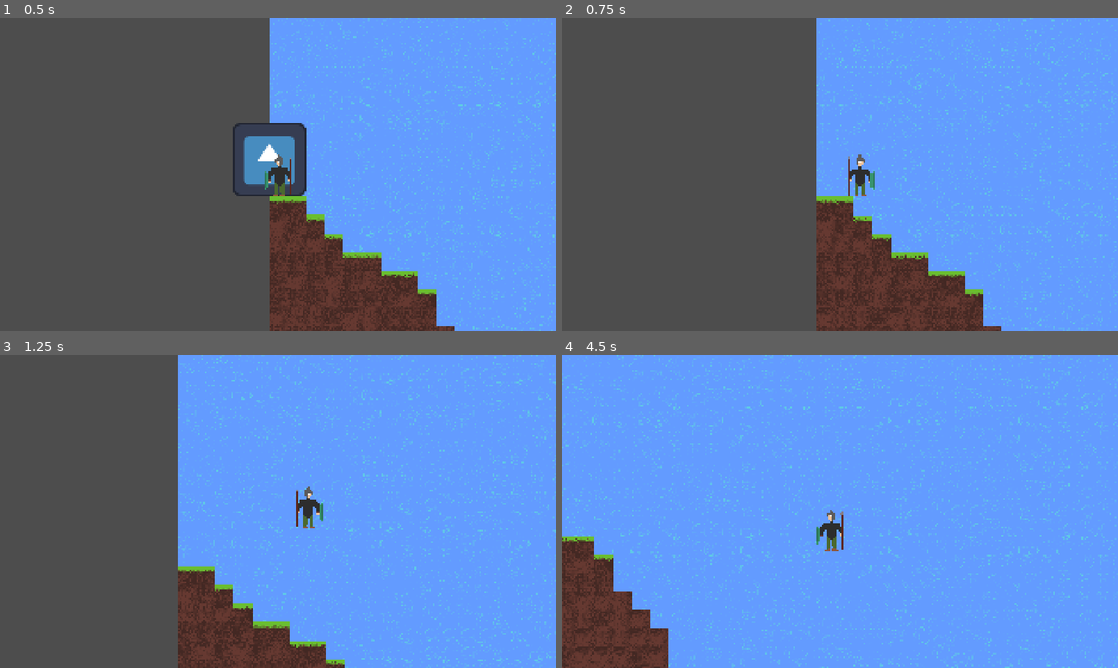
Above: before the commit, frames 1-4 (two rows, left to right).
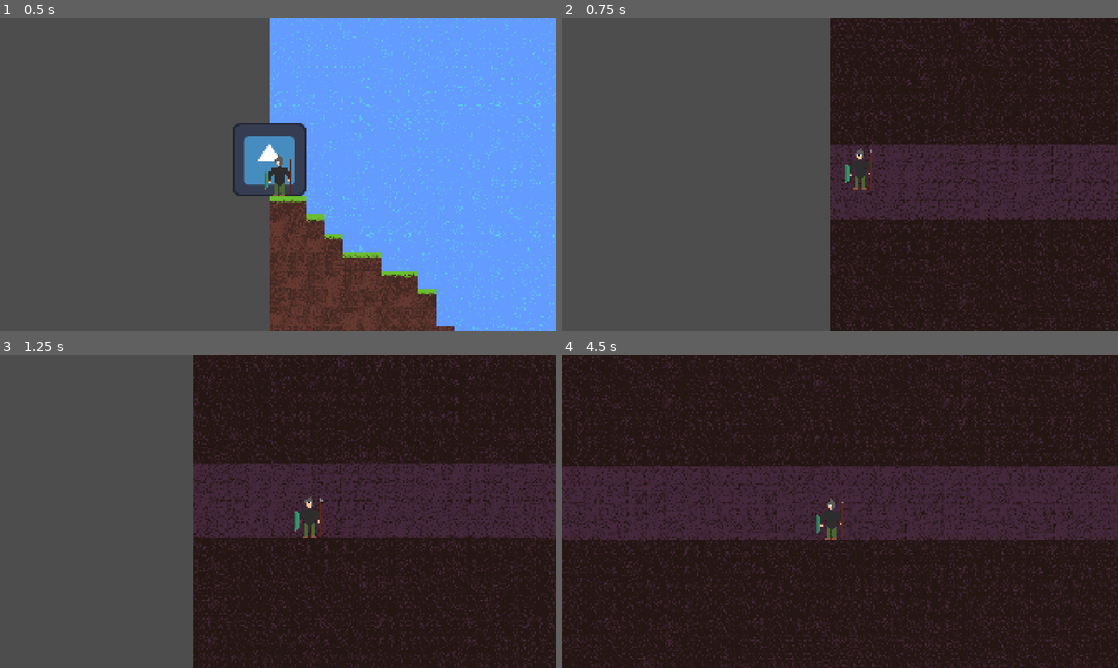
Above: after the commit, the same moments.

Repository: Spino77/godot-DAM
Game: Godot game, scene res://escenas/main.tscn
Two runs of this game, one before a commit and one after it. Both use one fixed random seed, a clock stepped at 60 frames per second and the inputs below. The engine's default icon, where the game draws it, is replaced by a stand-in: a white triangle on a blue panel in a dark square.
Inputs (mouse positions are in pixels of both pictures, inside the frame that each line leads up to):
- Up to frame 1 (0.5 s): no input
- Up to frame 2 (0.75 s): move the mouse to (962, 158) at 0.52 s; hold D (mov_derecha) from 0.53 s (still down); tap E (select) at 0.6 s; click (962, 158) at 0.67 s
- Up to frame 3 (1.25 s): keep holding D (mov_derecha); tap Space (saltar) at 0.77 s
- Up to frame 4 (4.5 s): move the mouse to (728, 527) at 1.27 s; tap Mouse wheel down (scroll_abajo) at 1.35, 4.35 s; tap Space (saltar) at 1.52, 3.02, 3.77 s; tap E (select) at 1.55, 2.3, 2.85, 3.6 s; move the mouse to (895, 442) at 2.02 s; release D (mov_derecha) at 2.03 s; hold A (mov_izquierda) 2.03-2.78 s; tap Mouse wheel up (scroll_arriba) at 2.1 s; move the mouse to (812, 574) at 2.77 s; hold D (mov_derecha) 2.78-4.28 s; click (812, 574) at 2.92 s; move the mouse to (1006, 558) at 3.52 s; move the mouse to (673, 464) at 4.27 s; hold A (mov_izquierda) from 4.28 s (still down)

Frame 1 is identical in both runs. In frame 2, 53% of the frame differs, in the area x 45-100%, y 0-100%; in frame 3, 67%; in frame 4, 100%, in the area x 0-100%, y 0-100%.

Commit message:
dungeon creada y entrada a dungeon "funcional" (cambia escena)

Diff:
--- a/entrada_mazmorra.gd
+++ b/entrada_mazmorra.gd
@@ -8,7 +8,7 @@
 
 func _process(delta: float):
 	if Input.is_action_just_pressed("select") and test:
-		queue_free()
+		get_tree().change_scene_to_file("res://escenas/dungeon.tscn")
 
 
 
--- a/escenas/dungeon.tscn
+++ b/escenas/dungeon.tscn
@@ -1,3 +1,37 @@
 [gd_scene format=3 uid="uid://c8lkqrrby1rvc"]
 
-[node name="Node2D" type="Node2D" unique_id=219671338]
+[ext_resource type="Texture2D" uid="uid://dmagcbjyf38w5" path="res://sprites/dungeon_background.png" id="1_bfxf6"]
+[ext_resource type="Texture2D" uid="uid://qct3mdqxrodx" path="res://sprites/dungeon_wall.png" id="2_qa8w5"]
+[ext_resource type="Script" uid="uid://j40etlkilyx7" path="res://escenas/dungeon_map.gd" id="3_qa8w5"]
+
+[sub_resource type="TileSetAtlasSource" id="TileSetAtlasSource_pjeaa"]
+texture = ExtResource("1_bfxf6")
+texture_region_size = Vector2i(32, 32)
+0:0/0 = 0
+1:0/0 = 0
+0:1/0 = 0
+1:1/0 = 0
+
+[sub_resource type="TileSetAtlasSource" id="TileSetAtlasSource_byrpn"]
+texture = ExtResource("2_qa8w5")
+texture_region_size = Vector2i(32, 32)
+0:0/0 = 0
+0:0/0/physics_layer_0/polygon_0/points = PackedVector2Array(-16, -16, 16, -16, 16, 16, -16, 16)
+1:0/0 = 0
+1:0/0/physics_layer_0/polygon_0/points = PackedVector2Array(-16, -16, 16, -16, 16, 16, -16, 16)
+0:1/0 = 0
+0:1/0/physics_layer_0/polygon_0/points = PackedVector2Array(-16, -16, 16, -16, 16, 16, -16, 16)
+1:1/0 = 0
+1:1/0/physics_layer_0/polygon_0/points = PackedVector2Array(-16, -16, 16, -16, 16, 16, -16, 16)
+
+[sub_resource type="TileSet" id="TileSet_qq7qp"]
+tile_size = Vector2i(32, 32)
+physics_layer_0/collision_layer = 1
+sources/1 = SubResource("TileSetAtlasSource_pjeaa")
+sources/2 = SubResource("TileSetAtlasSource_byrpn")
+
+[node name="Dungeon" type="Node2D" unique_id=219671338]
+
+[node name="DungeonMap" type="TileMapLayer" parent="." unique_id=757726294]
+tile_set = SubResource("TileSet_qq7qp")
+script = ExtResource("3_qa8w5")
--- /dev/null
+++ b/escenas/dungeon_map.gd
@@ -0,0 +1,41 @@
+extends TileMapLayer
+
+#generated the noise that will be used for the procedural map generation
+var noise := FastNoiseLite.new()
+var blocks = 0
+#preload instances to be used later on
+var player = preload("res://escenas/jugador.tscn")
+var dun_entr = preload("res://escenas/entrada_mazmorra.tscn")
+var rng = RandomNumberGenerator.new()
+var dungeon_distance = 50
+
+#starting function that generated the "seed" for the map generation
+#as well as calling the functions that generate the map and instanciate the player
+func _ready():
+	randomize()
+	noise.seed = randi()
+	generateMap()
+	generateplayer()
+
+func generateplayer():
+	var j = player.instantiate()
+	add_child(j)
+	j.position = Vector2i(16, -64)
+
+func generateMap():
+	#lenght of the map
+	for x in 200:
+		#noise value for the floor
+		var floor = abs(noise.get_noise_2d(x,0) * 15)
+		#height of the map
+		for y in range(-200,200):
+			#fills the map area with "sky" blocks, which will then be replaced by dirt or grass
+			set_cell(Vector2i(x,y),1,Vector2i(randi_range(0,1),randi_range(0,1)))
+		for y in range(-100, 100):
+			var noiseVal :float= abs(noise.get_noise_2d(x,y))
+			if y in range(-2, 2):
+				set_cell(Vector2i(x,y),1,Vector2i(randi_range(0,1),randi_range(0,1)))
+			else:
+				if noiseVal < 0.4:
+					#places grass
+					set_cell(Vector2i(x,y),2,Vector2i(randi_range(0,1),randi_range(0,1)))
--- a/escenas/jugador.tscn
+++ b/escenas/jugador.tscn
@@ -2,6 +2,7 @@
 
 [ext_resource type="Script" uid="uid://bjcoffuf0ckix" path="res://scripts/personaje.gd" id="1_jpodt"]
 [ext_resource type="Texture2D" uid="uid://cj2ff1bmmy4t" path="res://sprites/Militia.png" id="2_jpodt"]
+[ext_resource type="Script" uid="uid://bwj6pv8enrppc" path="res://scripts/camera_2d.gd" id="3_njcx7"]
 
 [sub_resource type="RectangleShape2D" id="RectangleShape2D_g4v7s"]
 size = Vector2(29.600004, 58.199997)
@@ -26,3 +27,9 @@
 position = Vector2(0.40000004, 1.8999997)
 scale = Vector2(0.99999976, 0.99999976)
 shape = SubResource("RectangleShape2D_g4v7s")
+
+[node name="Camera2D" type="Camera2D" parent="." unique_id=43284414]
+position = Vector2(960, 540)
+enabled = false
+position_smoothing_enabled = true
+script = ExtResource("3_njcx7")
--- a/escenas/main.tscn
+++ b/escenas/main.tscn
@@ -4,7 +4,6 @@
 [ext_resource type="Texture2D" uid="uid://bryadum3ucnwk" path="res://sprites/dirt.png" id="1_dkga6"]
 [ext_resource type="Script" uid="uid://djxvjltfij5p5" path="res://scripts/mapa.gd" id="2_0kxa1"]
 [ext_resource type="Texture2D" uid="uid://cson1524mrc0t" path="res://sprites/cielo.png" id="2_a8p2b"]
-[ext_resource type="Script" uid="uid://bwj6pv8enrppc" path="res://scripts/camera_2d.gd" id="3_jumxm"]
 [ext_resource type="Texture2D" uid="uid://cxnvk70gjm2o8" path="res://sprites/grass.png" id="4_o8odp"]
 [ext_resource type="Texture2D" uid="uid://b1ysf6dfhol0j" path="res://sprites/sky.png" id="5_68mvh"]
 
@@ -65,7 +64,7 @@
 sources/4 = SubResource("TileSetAtlasSource_lyxkq")
 sources/5 = SubResource("TileSetAtlasSource_dg7ii")
 
-[node name="Node2D" type="Node2D" unique_id=568024470]
+[node name="MainMap" type="Node2D" unique_id=568024470]
 
 [node name="mapa" type="TileMapLayer" parent="." unique_id=2037477669]
 tile_set = SubResource("TileSet_57qmd")
@@ -74,12 +73,6 @@
 [node name="mapa test para luces" type="TileMapLayer" parent="." unique_id=1196788935]
 tile_map_data = PackedByteArray("AAC6/+v/AQAAAAAAAAC6/+z/AQAAAAAAAAC6/+3/AQABAAAAAAC6/+7/AQABAAAAAAC6/+//AQABAAAAAAC6// …(24560 unchanged characters)…
 tile_set = SubResource("TileSet_57qmd")
-
-[node name="Camera2D" type="Camera2D" parent="." unique_id=592897697]
-position = Vector2(960, 540)
-enabled = false
-position_smoothing_enabled = true
-script = ExtResource("3_jumxm")
 
 [node name="DirectionalLight2D" type="DirectionalLight2D" parent="." unique_id=1987888465]
 visible = false
Not shown, added: escenas/dungeon_map.gd.uid
Binary file added: sprites/dungeon_background.png
Not shown, added: sprites/dungeon_background.png.import
Binary file added: sprites/dungeon_wall.png
Not shown, added: sprites/dungeon_wall.png.import
